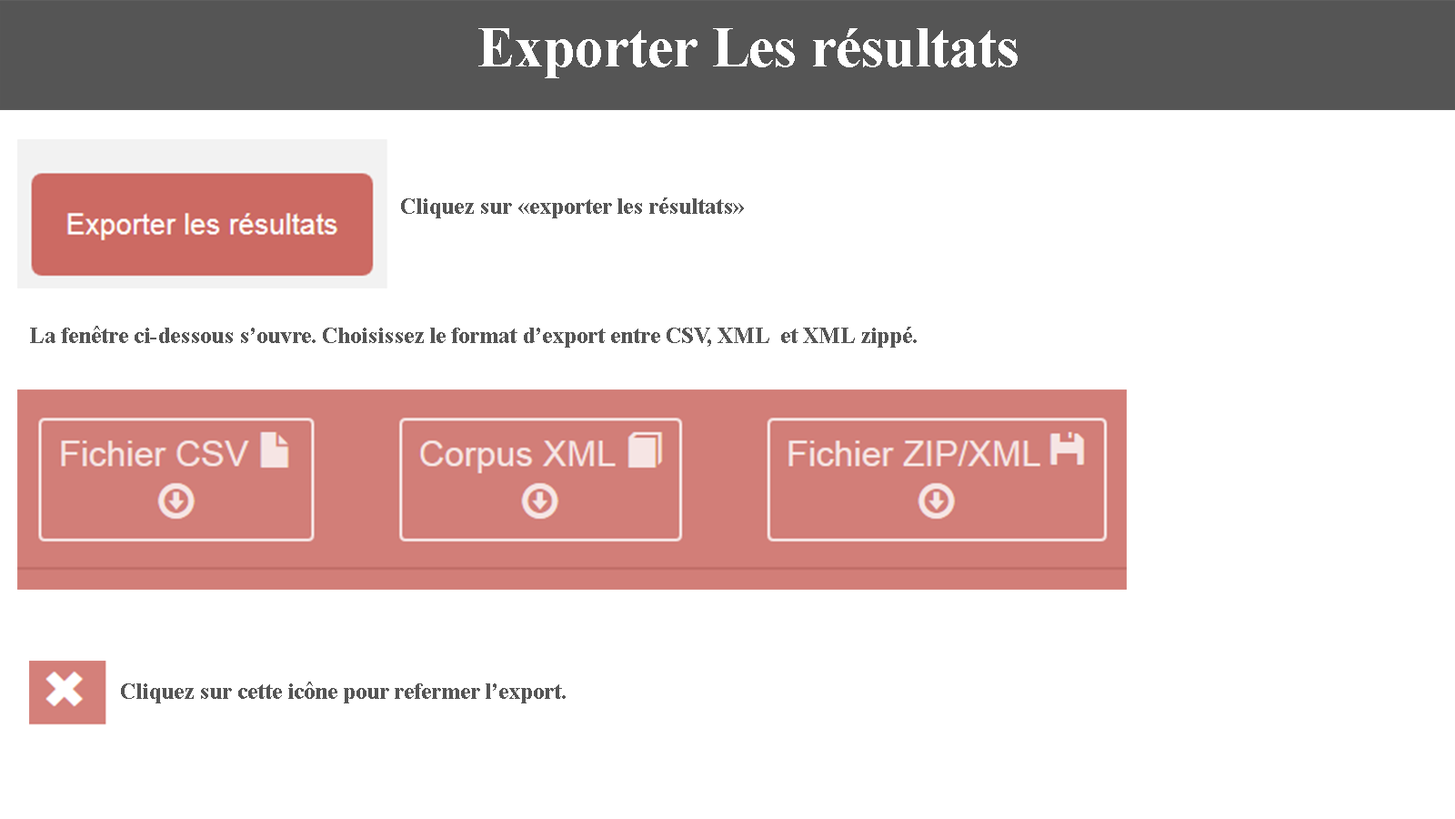
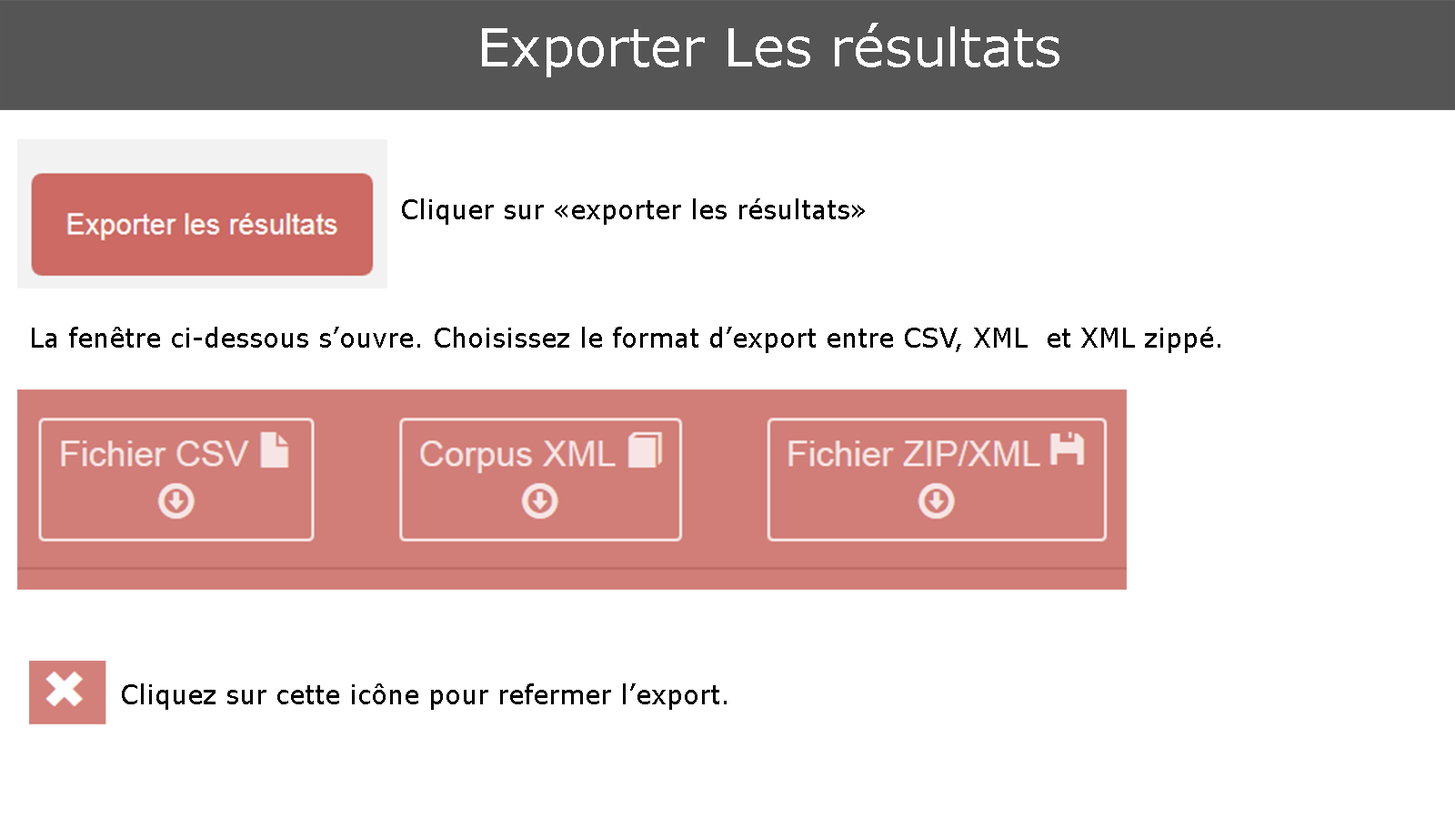
Layered file, before and after one edit (1455×819). Changes by layer:
painted on "Cliquez sur cette icône pour refermer l’export." over 120, 681, 727, 710
painted on "La fenêtre ci-dessous s’ouvre. Choisissez le format d’export en" over 30, 325, 1221, 353
renamed "Cliquez sur «exporter les résultats»" to "Cliquer sur «exporter les résultats»", painted on it over 401, 197, 866, 225
painted on "Exporter Les résultats" over 478, 22, 1060, 79
